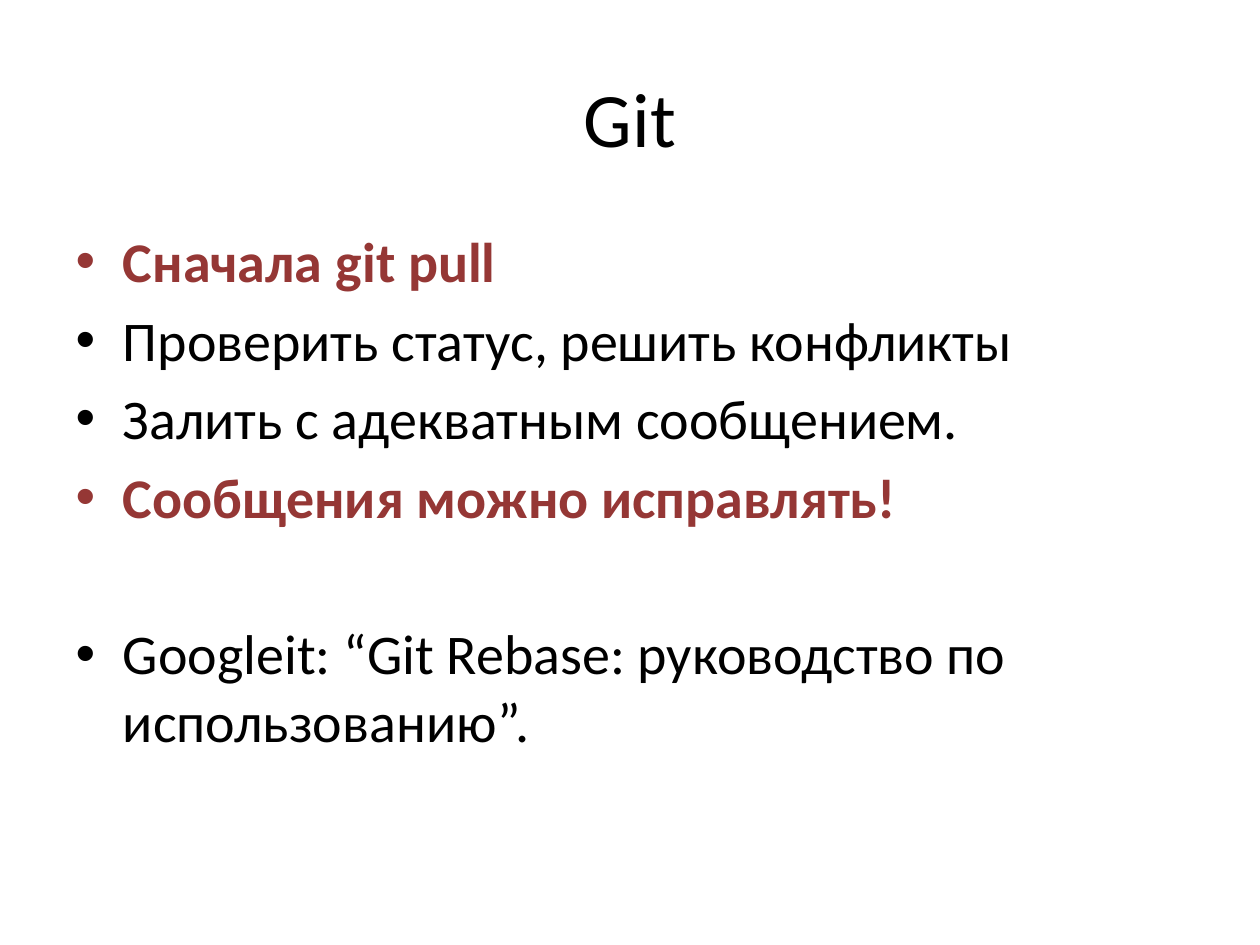
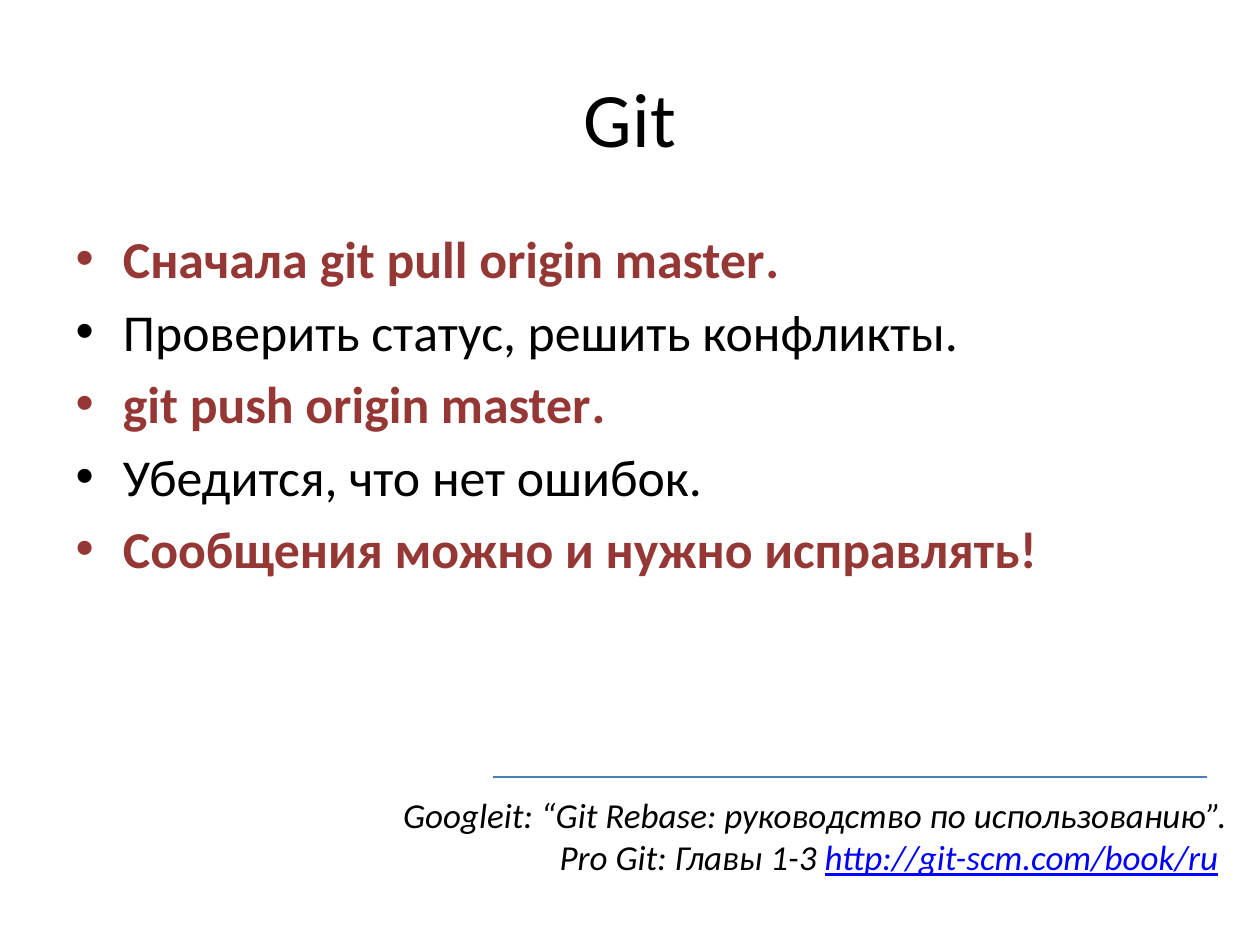
Before and after one commit to tscherkas/cpp_craft_1013, a slide deck: slide 5 of lections/cpp_craft_lec_1_part_1.pptx (slide 8 before the commit). Drawn at 1260x945 pixels with LibreOffice and Linux fonts; fonts in the diff are those of the drawing. Boxes give left, top, right and bottom in pixels: in the first picture for what was removed or moved away, otherwise in the second. Text is boxed around its words. In the diff, an @@ line names an element or a change of style, - is before the commit and + after.

```diff
--- a/lections/cpp_craft_lec_1_part_1.pptx
+++ b/lections/cpp_craft_lec_1_part_1.pptx
@@ text at <box>123,241,1036,577</box>: text changed; size 32 to 29.6 pt; text colour #000000 to #953735; bold on @@
-• Сначала git pull
-• Проверить статус, решить конфликты
-• Залить с адекватным сообщением.
-• Сообщения можно исправлять!
-• Googleit: “Git Rebase: руководство по использованию”.
+• Сначала git pull origin master.
+• Проверить статус, решить конфликты.
+• git push origin master.
+• Убедится, что нет ошибок.
+• Сообщения можно и нужно исправлять!
@@ line added from (494, 777) to (1207, 777), #4B7EBC 0.75 pt @@
@@ text added at <box>403,803,1227,876</box>, 20 pt, text #000000, italic @@
+Googleit: “Git Rebase: руководство по использованию”.
+Pro Git: Главы 1-3 http://git-scm.com/book/ru
```
Also in this commit, not shown: 5 other slides changed, 2 slides added, 20 slides removed, 36 other files.
